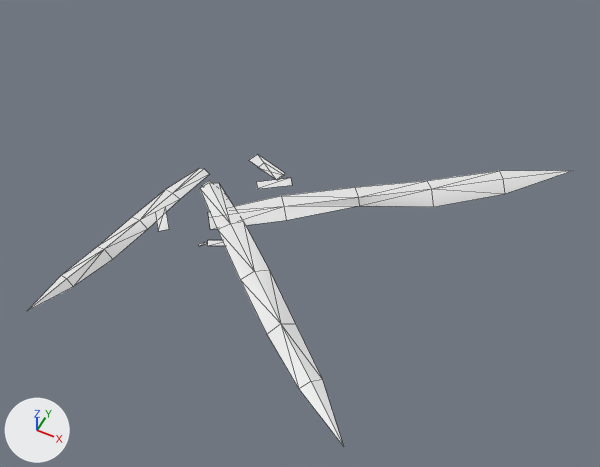
What one commit did to the OBJ model game/assets/models/plants/SM_Plant_LeafLitterFronds_Litter.obj.
Before and after are seen from a 50 mm camera at (1.93, -2.79, 3.57) aimed at (0.42, 0.24, -0.22). Every picture has the same lights, and +X, +Y and +Z are marked at lower left. The picture after the commit comes second. Mesh edges are drawn as thin lines. Where no turn or scale is listed for an object, it has been applied to the vertices.

Objects in the first picture: 'SM_Plant_LeafLitterFronds_Litter'.
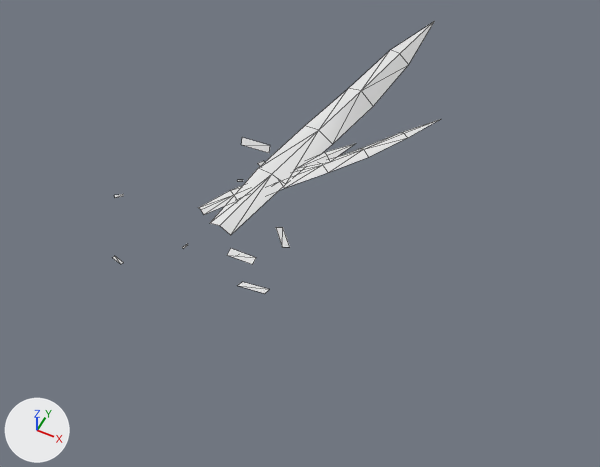
Changed parts and their boxes [x1, y1, x2, y2] in the pictures (600 x 467 px; the box of a moved part takes in the faces that stretch with it):
'SM_Plant_LeafLitterFronds_Litter', reshaped (39% narrower, 6% shorter): before [29, 154, 570, 445]; after [113, 21, 440, 294]
part 1 of me_sm_plant_leaflitterfronds_litter, moved or reshaped: before [200, 183, 343, 445]; after [198, 143, 356, 215]
part 2 of me_sm_plant_leaflitterfronds_litter, moved or reshaped: before [29, 168, 209, 310]; after [278, 119, 440, 191]
part 3 of me_sm_plant_leaflitterfronds_litter, deleted: before [156, 154, 292, 246]
part 4 of me_sm_plant_leaflitterfronds_litter, reshaped: before [208, 171, 570, 230]; after [113, 21, 435, 294]

What the commit changed:
me_sm_plant_leaflitterfronds_litter is used by ob_sm_plant_leaflitterfronds_litter; location (0.0, 0.0, 0.0).
me_sm_plant_leaflitterfronds_litter had 88 vertices, 74 faces and spanned x -0.52..1.78, y -1.09..1.22, z -0.03..0.06.
me_sm_plant_leaflitterfronds_litter now has 88 vertices, 74 faces and spans x -0.61..0.9, y -0.58..2.33, z -0.03..0.06.
me_sm_plant_leaflitterfronds_litter part 1: the loose piece of 16 vertices spanning x -0.19..1.3, y -1.06..0.21, z 0.0..0.05 is multiplied about its middle by the matrix ((-0.078, -0.569, 0.064), (0.571, -0.083, -0.04), (0.049, 0.058, 0.573)), then moved by (-0.36, 0.84, -0.01).
me_sm_plant_leaflitterfronds_litter part 2: the loose piece of 16 vertices spanning x -0.52..-0.2, y -1.09..0.27, z -0.01..0.04 is turned 156.9 degrees about the z axis through its middle and scaled by 1.08, then moved by (0.81, 1.15, 0.0).
me_sm_plant_leaflitterfronds_litter part 3: 8 loose pieces with 32 vertices, spanning x -0.34..0.55, y -0.38..0.54, z 0.01..0.02, are deleted.
Part 4, on me_sm_plant_leaflitterfronds_litter:
19 vertices are removed from x -0.05..1.78, y -0.25..1.22, z -0.03..0.06.
20 faces are deleted.
51 vertices are added at x -0.34..0.56, y -0.58..2.33, z -0.03..0.06.
36 new faces join them.
Other edits to the shape of me_sm_plant_leaflitterfronds_litter do not show in these pictures.
